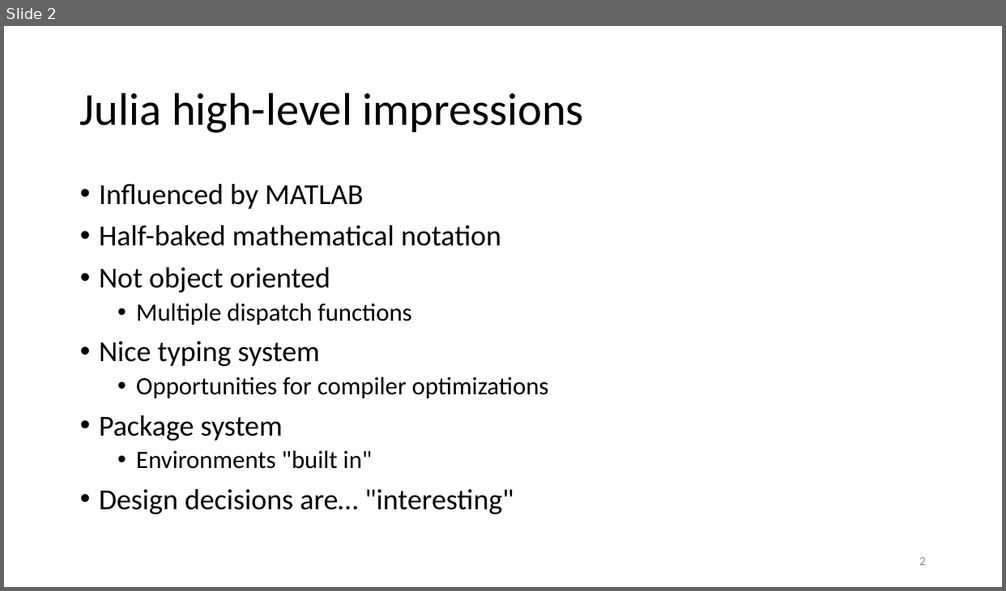
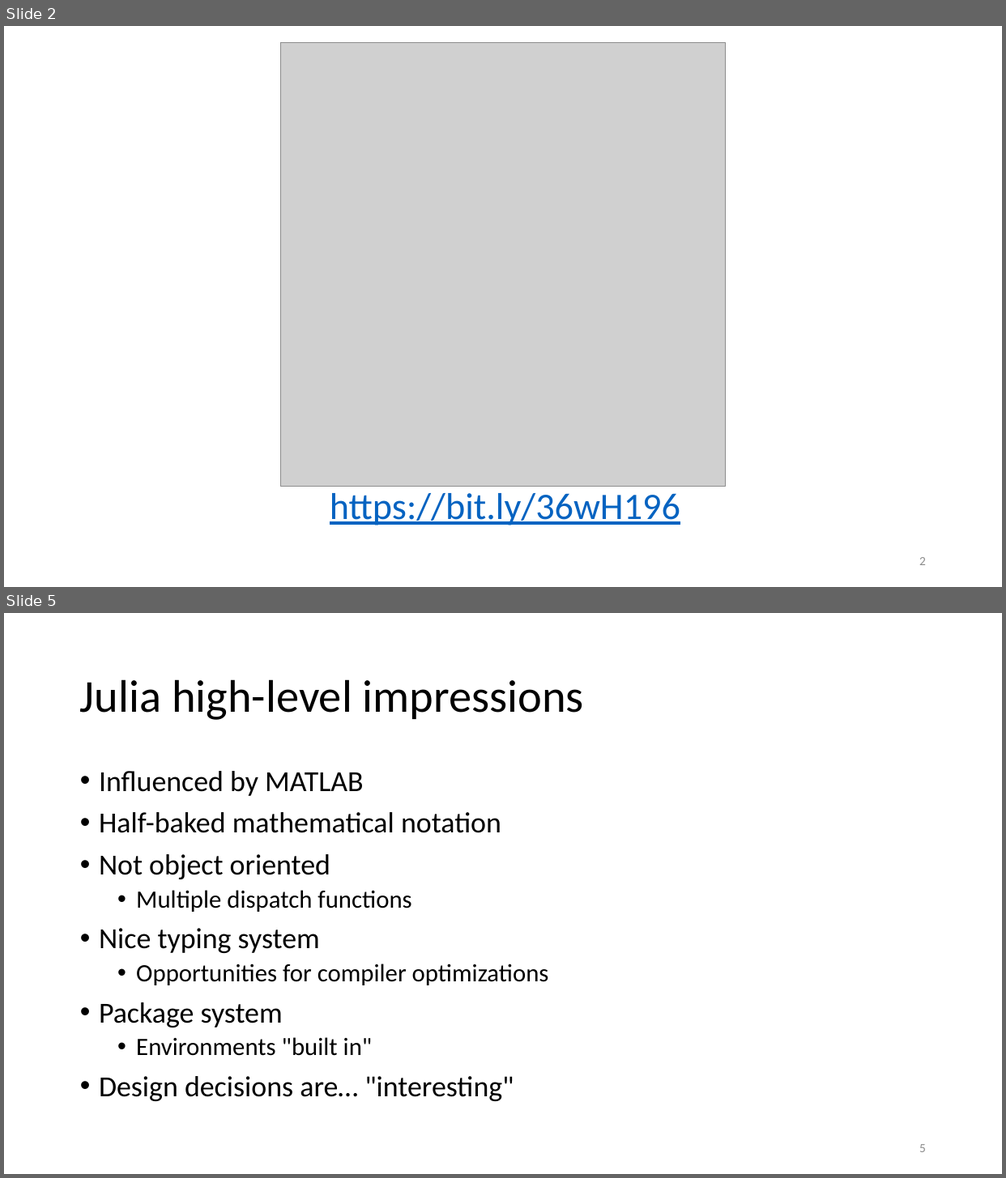
Before and after one commit to gjbex/Julia_good_bad_ugly, a slide deck: julia,_good_back_ugly.pptx. Shown one above the other, each under a label of ours: slide 2 before the commit, slides 2 and 5 after it; the slides between them are not shown. The pictures are 1006x591 and 1006x1178 pixels, drawn with LibreOffice and Linux fonts; fonts in the diff are those of the drawing; grey boxes stand for pictures. Boxes give left, top, right and bottom in pixels: in the first picture for what was removed or moved away, otherwise in the second. Text is boxed around its words. In the diff, an @@ line names an element or a change of style, - is before the commit and + after.

```diff
--- a/julia,_good_back_ugly.pptx
+++ b/julia,_good_back_ugly.pptx
@@ slide 2 added at [4,26,1002,587], background #FFFFFF @@
@@ picture added at [281,42,725,486] @@
@@ text added at [330,493,680,526], 36 pt, text #0563C1, underline @@
+https://bit.ly/36wH196
@@ page number added at [919,557,926,565], 12 pt, text #8C8C8C @@
+2
@@ what was slide 2 is now slide 5 @@
@@ page number at [919,1144,926,1152]: text changed @@
-2
+5
```
Also in this commit, not shown: 1 slide changed, 3 other slides added, 1 slide removed.
